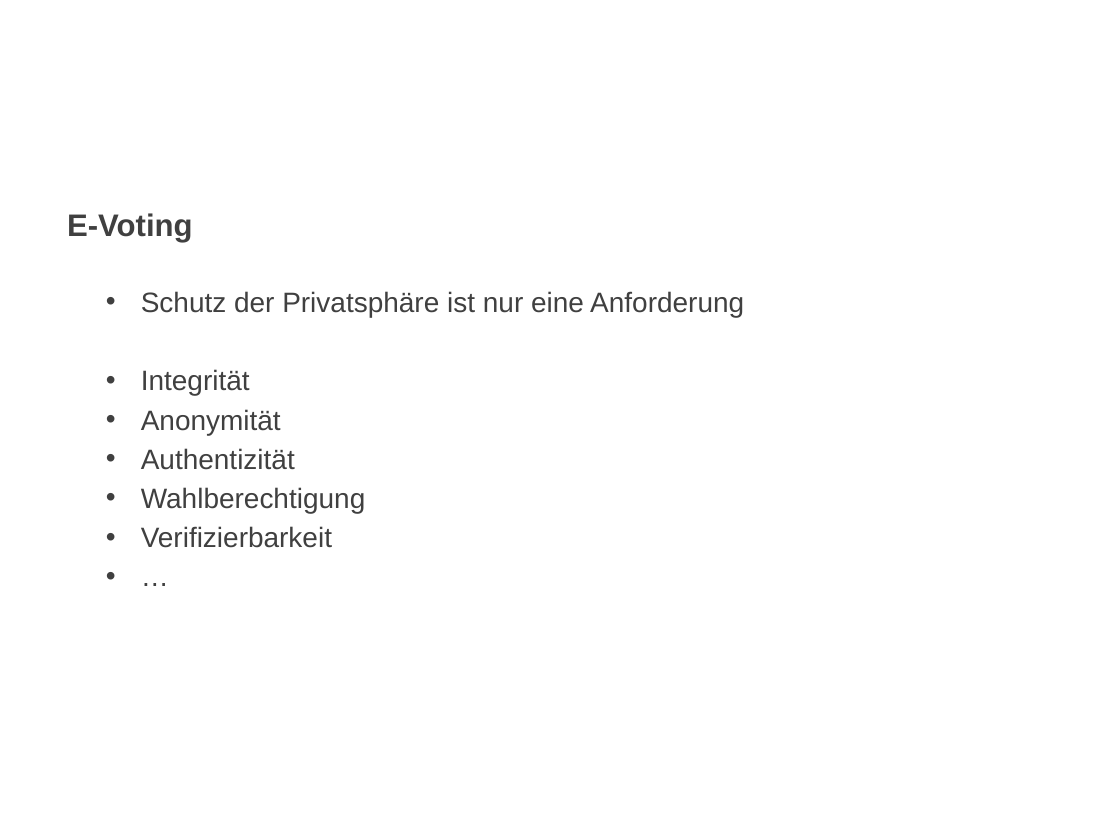
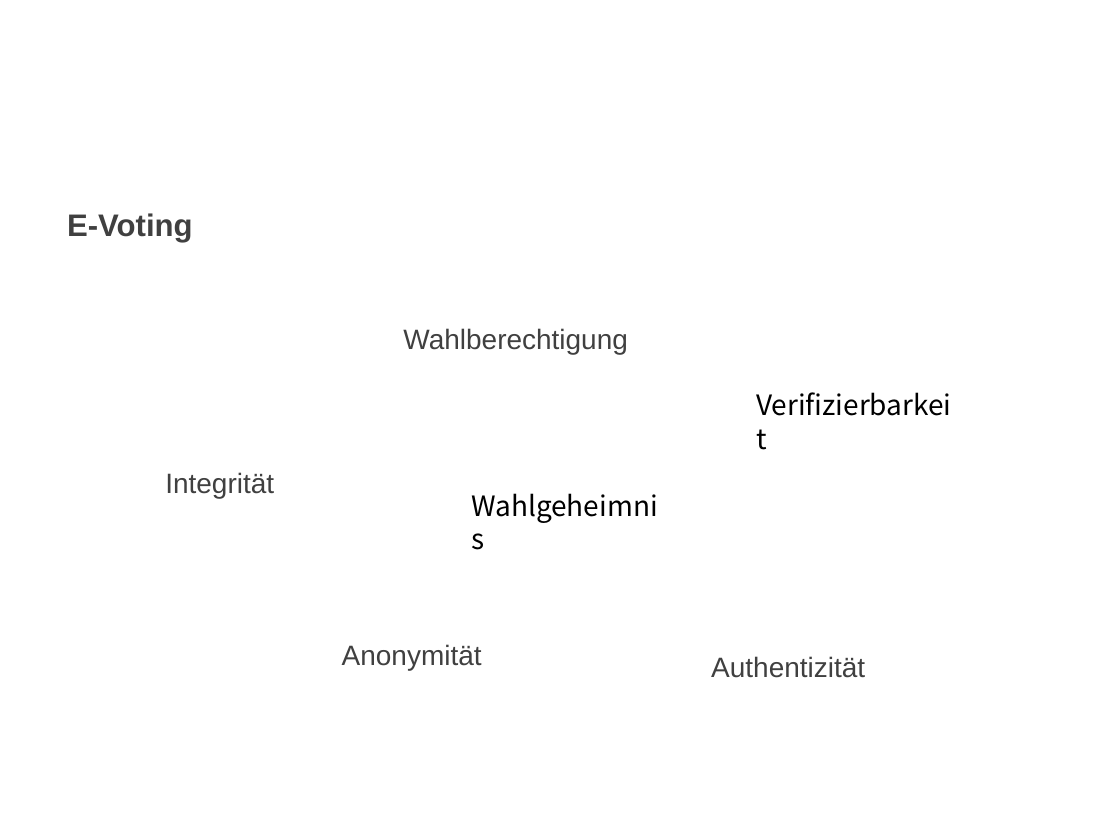
Before and after one commit to nextgenevoting/visualizer, a slide deck: slide 2 of docs/Presentation.pptx. Drawn at 1120x840 pixels with LibreOffice and Linux fonts; fonts in the diff are those of the drawing; background and template pictures are left out. Boxes give left, top, right and bottom in pixels: in the first picture for what was removed or moved away, otherwise in the second. Text is boxed around its words. In the diff, an @@ line names an element or a change of style, - is before the commit and + after.

```diff
--- a/docs/Presentation.pptx
+++ b/docs/Presentation.pptx
@@ text removed at [141,291,744,548] @@
-• Schutz der Privatsphäre ist nur eine Anforderung
-• Integrität
-• Anonymität
-• Authentizität
-• Wahlberechtigung
-• Verifizierbarkeit
-• …
@@ text added at [403,328,628,354], 18 pt, text #404040 @@
+Wahlberechtigung
@@ text added at [745,382,963,427], 18 pt, text #000000 @@
+Verifizierbarkeit
@@ text added at [165,472,274,498], 18 pt, text #404040 @@
+Integrität
@@ text added at [460,483,678,528], 18 pt, text #000000 @@
+Wahlgeheimnis
@@ text added at [342,644,482,670], 18 pt, text #404040 @@
+Anonymität
@@ text added at [711,656,865,678], 18 pt, text #404040 @@
+Authentizität
```
Also in this commit, not shown: 2 other slides changed, 11 other files.
